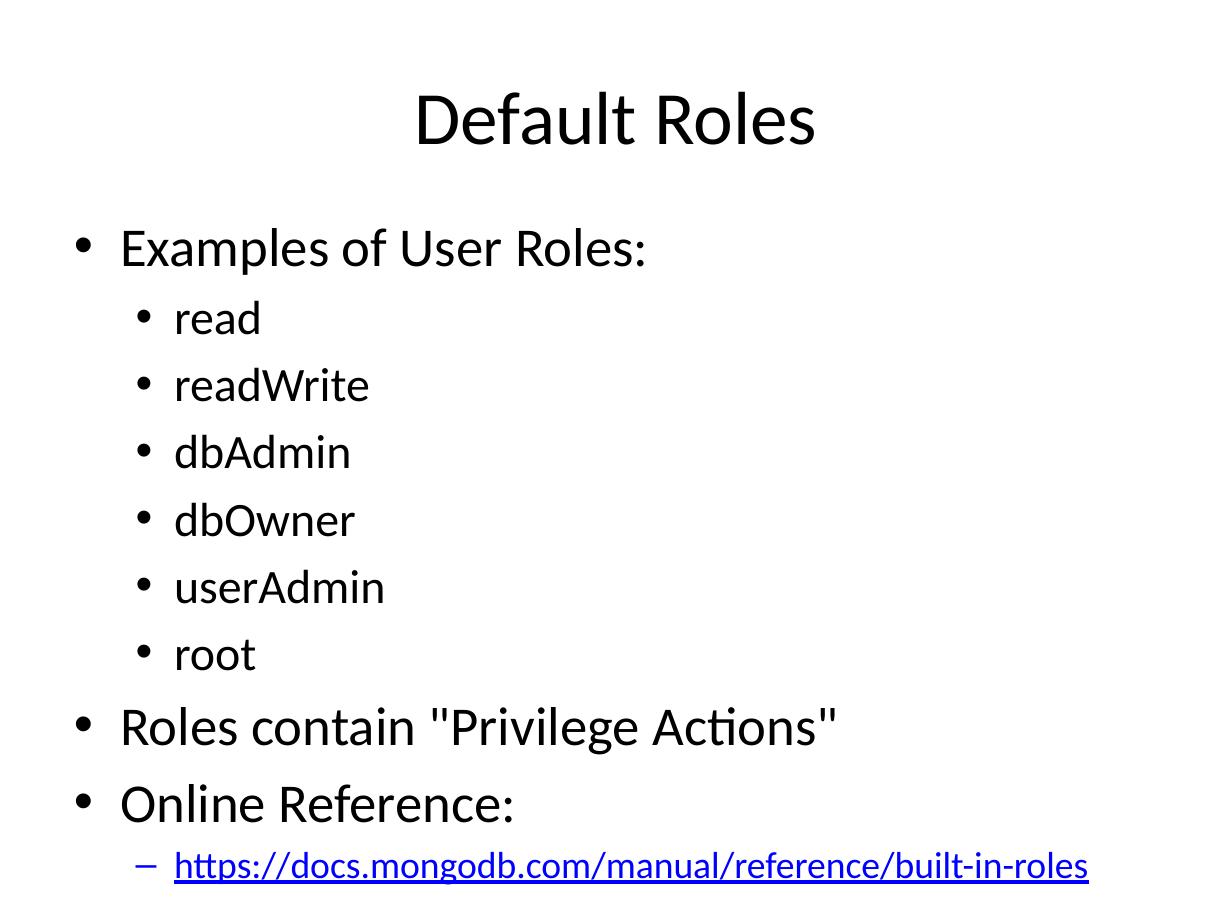
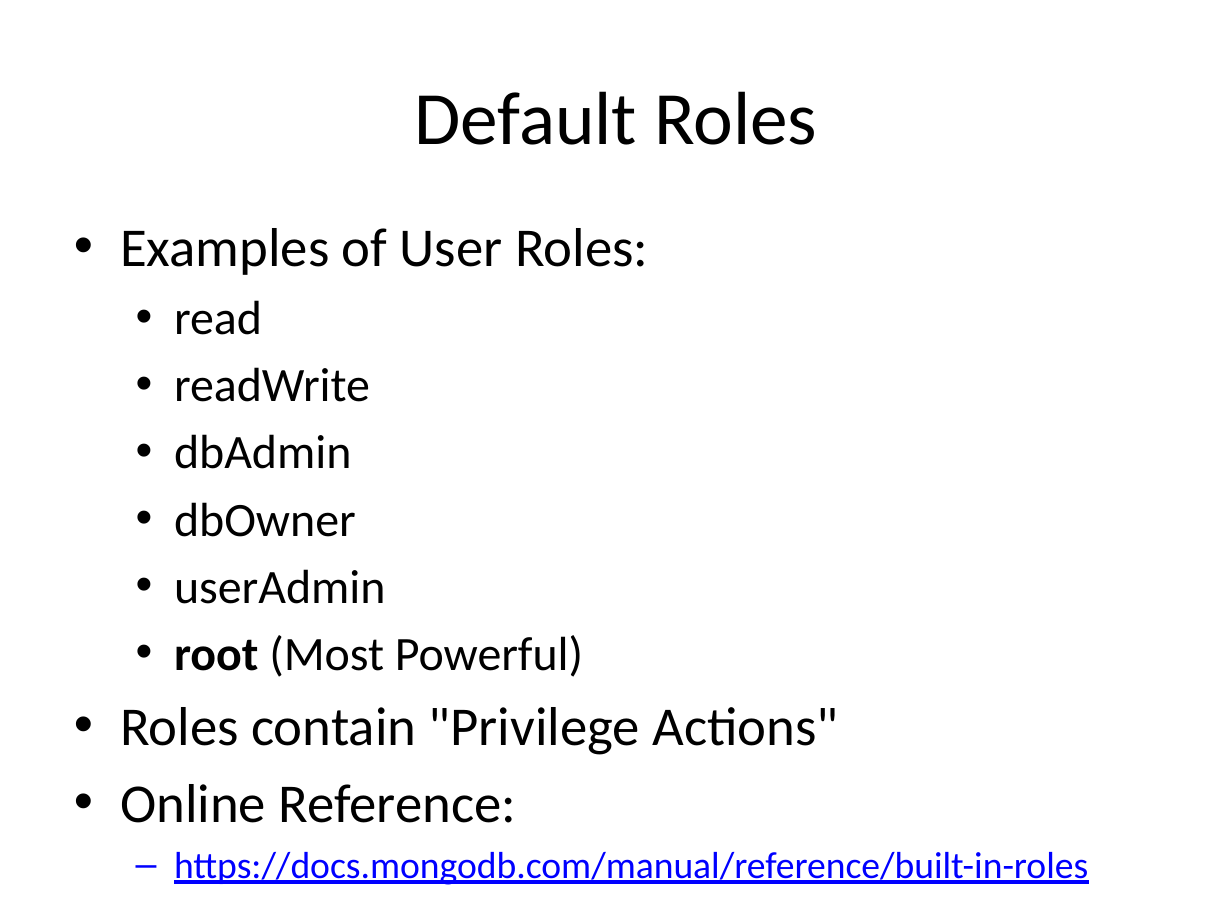
Before and after one commit to UUDeCART/NoSQL, a slide deck: slide 12 of MongoDB_Intro.pptx. Drawn at 1232x924 pixels with LibreOffice and Linux fonts; fonts in the diff are those of the drawing. Boxes give left, top, right and bottom in pixels: in the first picture for what was removed or moved away, otherwise in the second. Text is boxed around its words. In the diff, an @@ line names an element or a change of style, - is before the commit and + after.

```diff
--- a/MongoDB_Intro.pptx
+++ b/MongoDB_Intro.pptx
@@ text at (174, 635, 583, 677): text changed @@
-  • root
+  • root (Most Powerful)
```
Also in this commit, not shown: 3 other slides changed, 1 slide added, 3 other files.
